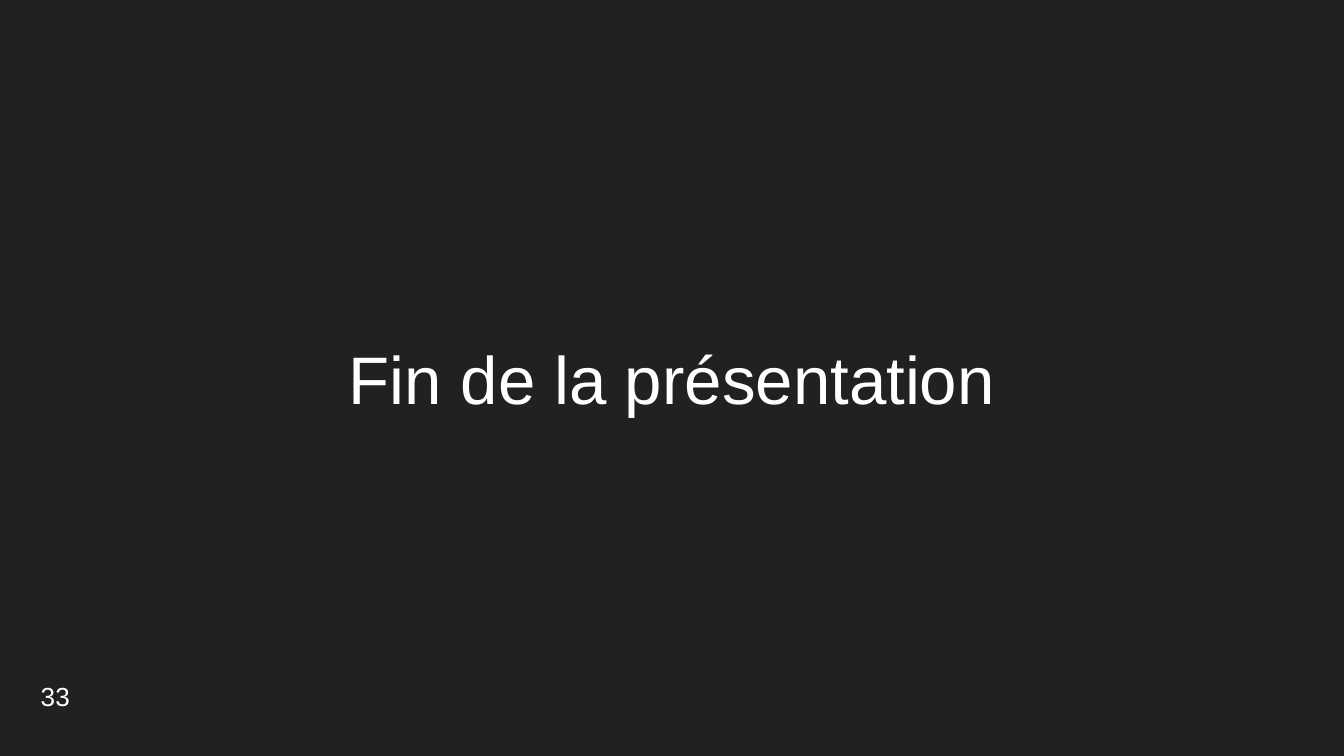
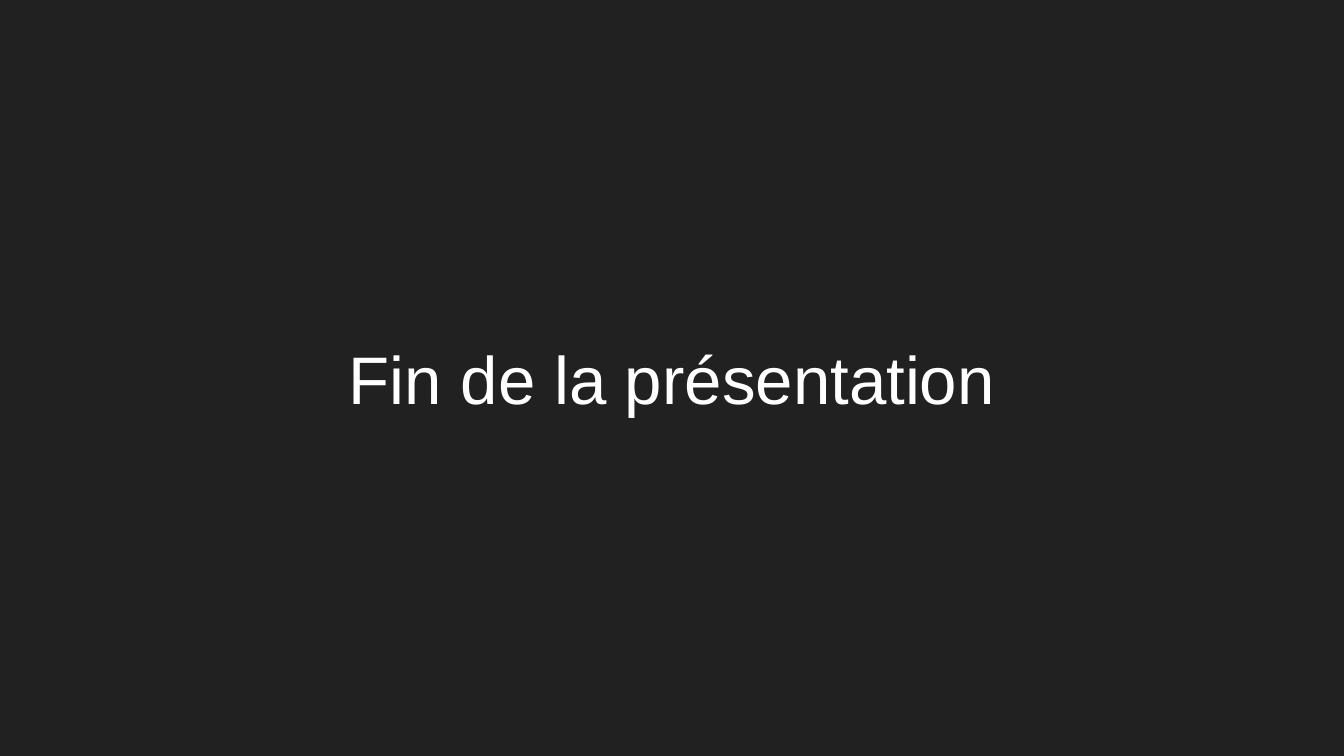
Before and after one commit to ThomasMeb/Anticiper_besoins_des_batiments, a slide deck: slide 24 of Projet_3_Thomas_Mebarki/Mebarki_Thomas_4_presentation_022023.pptx (slide 33 before the commit). Drawn at 1344x756 pixels with LibreOffice and Linux fonts; fonts in the diff are those of the drawing. Boxes give left, top, right and bottom in pixels: in the first picture for what was removed or moved away, otherwise in the second. Text is boxed around its words. In the diff, an @@ line names an element or a change of style, - is before the commit and + after.

```diff
--- a/Projet_3_Thomas_Mebarki/Mebarki_Thomas_4_presentation_022023.pptx
+++ b/Projet_3_Thomas_Mebarki/Mebarki_Thomas_4_presentation_022023.pptx
@@ text removed at [41,687,70,707] @@
-33
```
Also in this commit, not shown: 16 other slides changed, 7 slides added, 16 slides removed, 8 other files.
